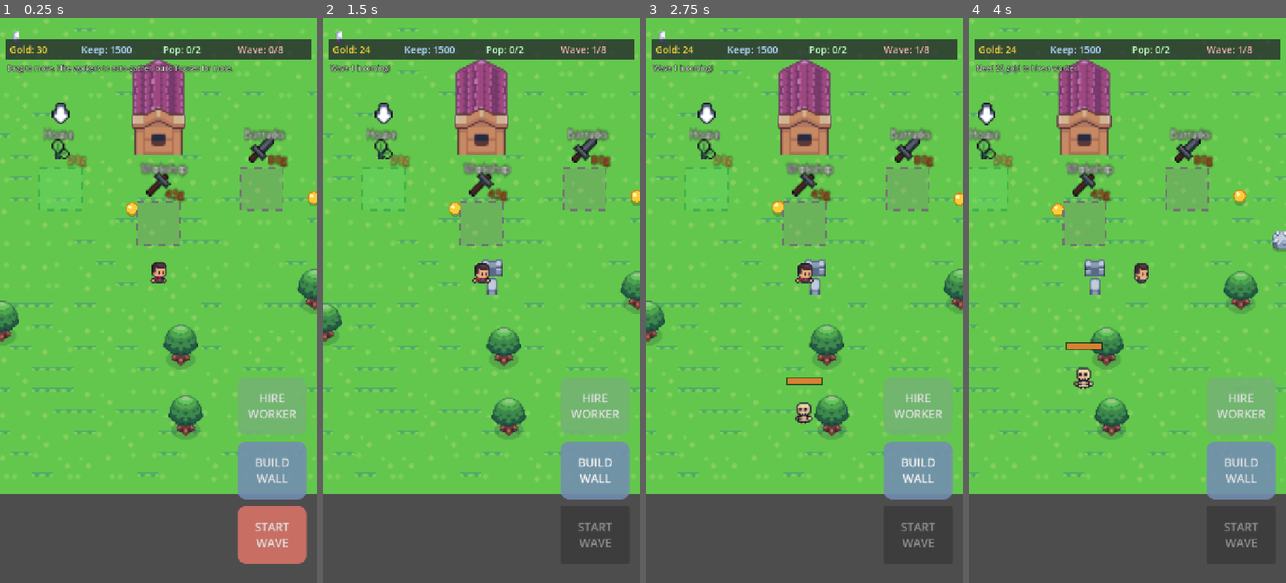
Above: before the commit, frames 1-4 (left to right).
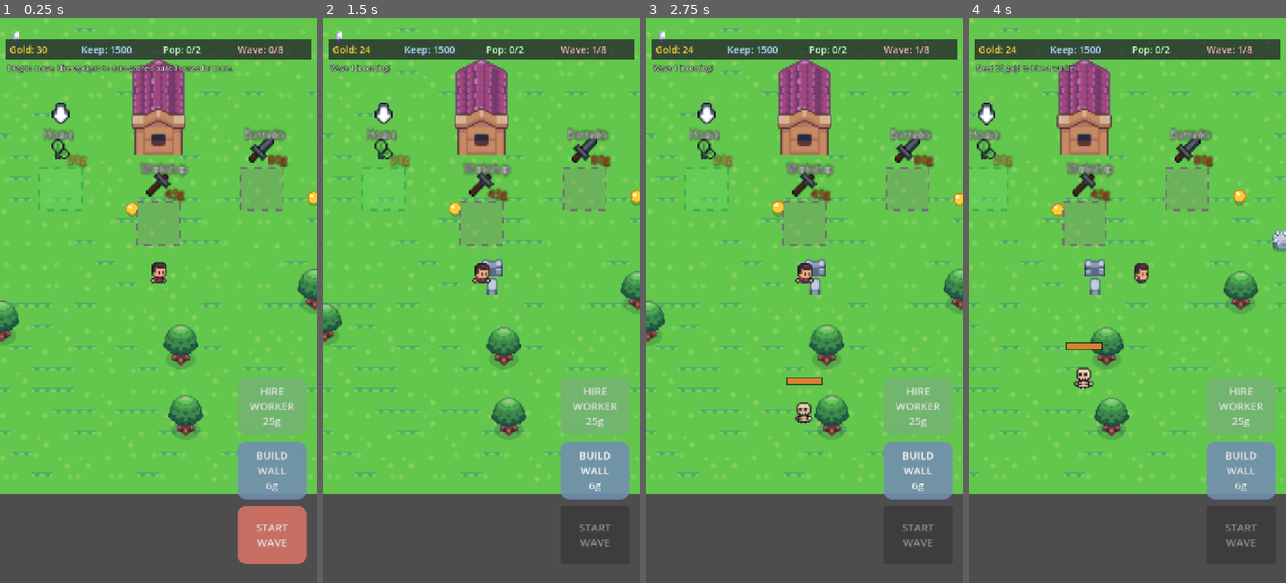
Above: after the commit, the same moments.

Repository: tembugi/town-defender
Game: Godot game, scene res://Main.tscn
Same seed, same stepped clock (60 frames per second), same inputs: the game is played once before the commit and once after it.
Inputs (mouse positions are in pixels of both pictures, inside the frame that each line leads up to):
- Up to frame 1 (0.25 s): no input
- Up to frame 2 (1.5 s): click "START WAVE" at 0.5 s; click (595, 470) at 1.25 s, where only the run before the commit has a clickable "BUILD WALL"
- Up to frame 3 (2.75 s): click (918, 470) at 2 s, where only the run after the commit has a clickable "BUILD WALL 6g"
- Up to frame 4 (4 s): click (1241, 407) at 2.75 s, where only the run before the commit has a clickable "HIRE WORKER"; tap Enter at 3.5 s; move the mouse to (1197, 272) at 3.52 s; hold D from 3.53 s (still down); tap F at 3.6 s; click (1197, 272) at 3.67 s; tap Space at 3.77 s

The runs differ from the first frame. In frame 1, 0.9% of the frame differs, in the area x 78-94%, y 65-94%; in frame 2, 0.8%; in frame 3, 0.8%; in frame 4, 0.8%.

Commit message:
Show resource costs on touch buttons
BUILD WALL and HIRE WORKER now display their gold cost (read from the
game's WALL_COST/HIRE_COST constants); START WAVE stays free.

Co-Authored-By: Claude Opus 4.8 <noreply@anthropic.com>

Diff:
--- a/scripts/TouchControls.gd
+++ b/scripts/TouchControls.gd
@@ -36,11 +36,11 @@
 	set_anchors_preset(Control.PRESET_FULL_RECT)
 	mouse_filter = Control.MOUSE_FILTER_IGNORE
 
-	btn_wave = _make_button("START\nWAVE", Color(0.85, 0.45, 0.4))
+	btn_wave = _make_button("START\nWAVE", -1, Color(0.85, 0.45, 0.4))
 	btn_wave.pressed.connect(func(): game.start_wave())
-	btn_wall = _make_button("BUILD\nWALL", Color(0.45, 0.55, 0.7))
+	btn_wall = _make_button("BUILD\nWALL", game.WALL_COST, Color(0.45, 0.55, 0.7))
 	btn_wall.pressed.connect(func(): game._place_wall())
-	btn_hire = _make_button("HIRE\nWORKER", Color(0.45, 0.7, 0.45))
+	btn_hire = _make_button("HIRE\nWORKER", game.HIRE_COST, Color(0.45, 0.7, 0.45))
 	btn_hire.pressed.connect(func(): game.hire_worker())
 
 	get_viewport().size_changed.connect(_layout)
@@ -48,11 +48,11 @@
 	_layout.call_deferred()   # ensure correct after first layout pass
 
 
-func _make_button(text: String, col: Color) -> Button:
+func _make_button(text: String, cost: int, col: Color) -> Button:
 	var b := Button.new()
-	b.text = text
+	b.text = text if cost < 0 else "%s\n%dg" % [text, cost]
 	b.size = Vector2(BTN_W, BTN_H)
-	b.add_theme_font_size_override("font_size", 26)
+	b.add_theme_font_size_override("font_size", 24)
 	var sb := StyleBoxFlat.new()
 	sb.bg_color = Color(col.r, col.g, col.b, 0.88)
 	sb.set_corner_radius_all(18)
